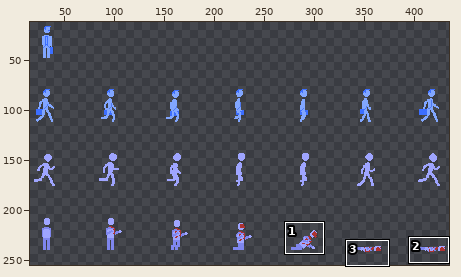
Sprite sheet, stored at assets/businessSheet.png. The picture above shows the old version from afar; the outline marks the close-up.
Close-up. Before the edit:
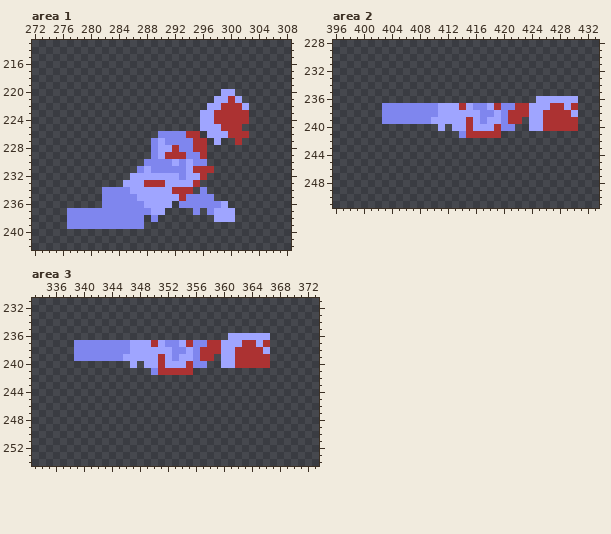
The file is 448x256 pixels. Shown: area 1: x 272..308, y 213..242; area 2: x 396..433, y 228..251; area 3: x 333..373, y 231..254. The wide view leaves out empty margins. The commit also changed other parts of the picture, which this record leaves out.
The result:
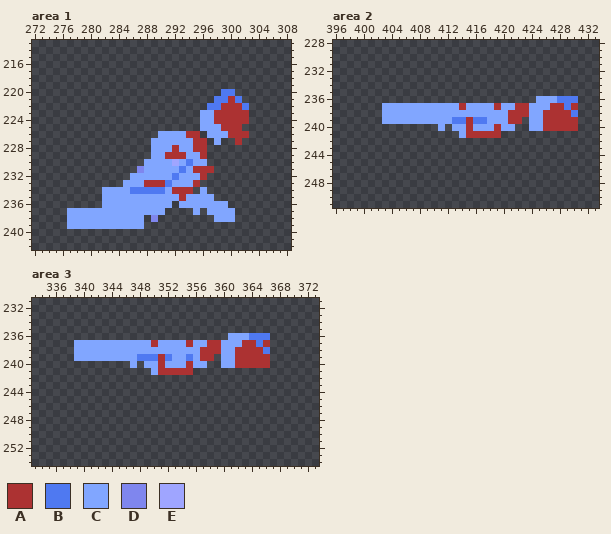
Palette (. is transparent): A #ac3232  B #4f79f1  C #81a6ff  D #7f86ee  E #9fa5ff
Changes in this commit:
Area 1:
The author changed colour D to colour B in row 231 at x 293.
The author changed colour E to colour B in row 220 at x 299 to 300; in row 221 at x 298 to 299 and 301; in row 222 at x 297 to 298 and 302; in row 230 at x 294; in row 232 at x 292; in row 233 at x 291.
The author changed colour E to colour B in row 234 at x 286 to 290.
The author changed colour D to colour C in row 226 at x 290 to 293; in row 227 at x 289 and 291 to 294; in row 228 at x 289 and 293 to 294; in row 229 at x 289 and 294 to 295; in row 230 at x 288 to 291, 293 and 295 to 296; in row 231 at x 289 to 292.
The author changed colour D to colour C in row 232 at x 293; in row 234 at x 282 to 285 and 296; in row 235 at x 282 to 286 and 294 to 297; in row 236 at x 282 to 287 and 293 to 298; in row 237 at x 277 to 288, 295 and 297; in rows 238 to 239 at x 277 to 287.
The author changed colour E to colour C in rows 223 to 224 at x 296 to 297; in row 225 at x 296 to 298; in row 226 at x 297 to 299; in row 227 at x 290 and 298; in row 228 at x 290 to 291; in row 229 at x 290.
The author changed colour E to colour C in row 231 at x 288 and 294; in row 232 at x 286 to 291 and 294 to 295; in row 233 at x 285 to 287 and 292 to 294; in row 234 at x 291; in row 235 at x 287 to 292; in row 236 at x 288 to 291 and 299.
The author changed colour E to colour C in row 237 at x 289 to 290 and 298 to 300; in row 238 at x 298 to 300.
Area 2:
The author changed colour D to colour B in row 239 at x 417.
The author changed colour E to colour B in row 236 at x 428 to 430; in row 237 at x 429; in row 238 at x 430; in row 239 at x 413 to 414 and 416.
The author changed colour D to colour C in row 237 at x 403 to 410, 416 to 417 and 420 to 421; in row 238 at x 403 to 410, 417 to 418 and 420; in row 239 at x 403 to 409 and 420; in row 240 at x 420 to 421; in row 241 at x 414.
The author changed colour E to colour C in row 236 at x 425 to 427; in row 237 at x 411 to 413, 415, 418 and 424 to 426; in row 238 at x 411 to 416, 419 and 424 to 425; in row 239 at x 410 to 412, 418 to 419 and 424 to 425; in row 240 at x 411, 413 to 414, 416 to 418 and 424 to 425.
Area 3:
The author changed colour E to colour B in row 236 at x 364 to 366; in row 237 at x 365; in row 238 at x 366; in row 239 at x 348 to 350, 352 and 355.
The author changed colour D to colour C in row 237 at x 339 to 346, 352 to 353 and 356 to 357; in row 238 at x 339 to 346, 353 to 354 and 356; in row 239 at x 339 to 345, 353 and 356; in row 240 at x 356 to 357; in row 241 at x 350.
The author changed colour E to colour C in row 236 at x 361 to 363; in row 237 at x 347 to 349, 351, 354 and 360 to 362; in row 238 at x 347 to 352, 355 and 360 to 361; in row 239 at x 346 to 347, 354 and 360 to 361; in row 240 at x 347, 349 to 350, 352 to 354 and 360 to 361.
Boxes around the changes in both close-ups, in picture pixels (x1, y1, x2, y2):
changed: (67, 89, 249, 229)
changed: (382, 96, 578, 138)
changed: (74, 333, 270, 375)
